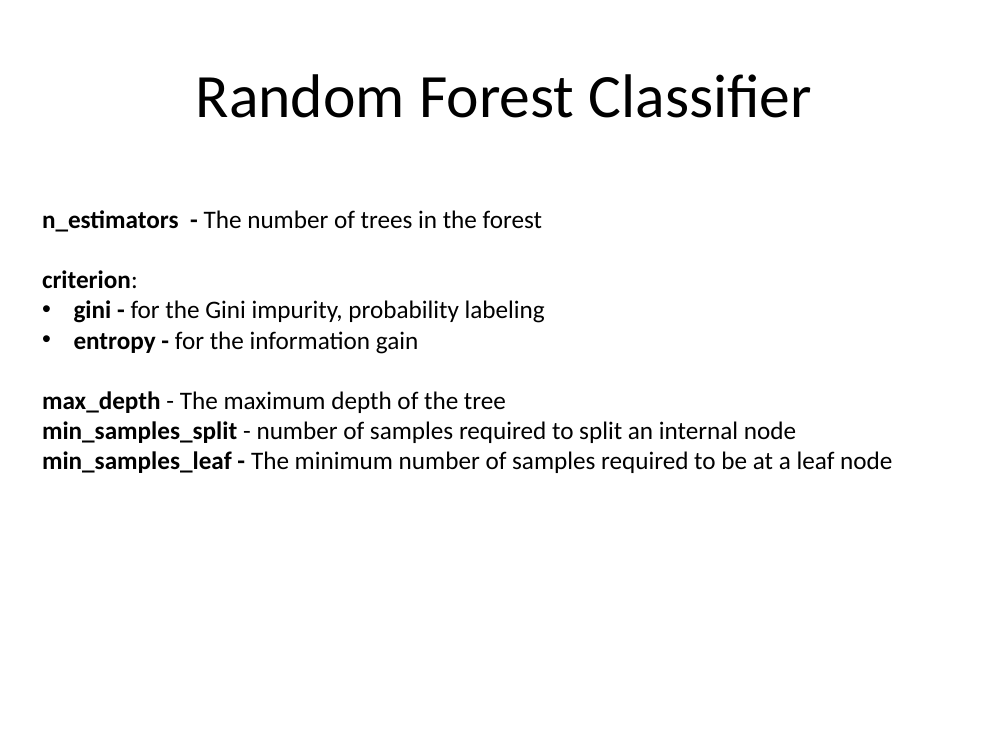
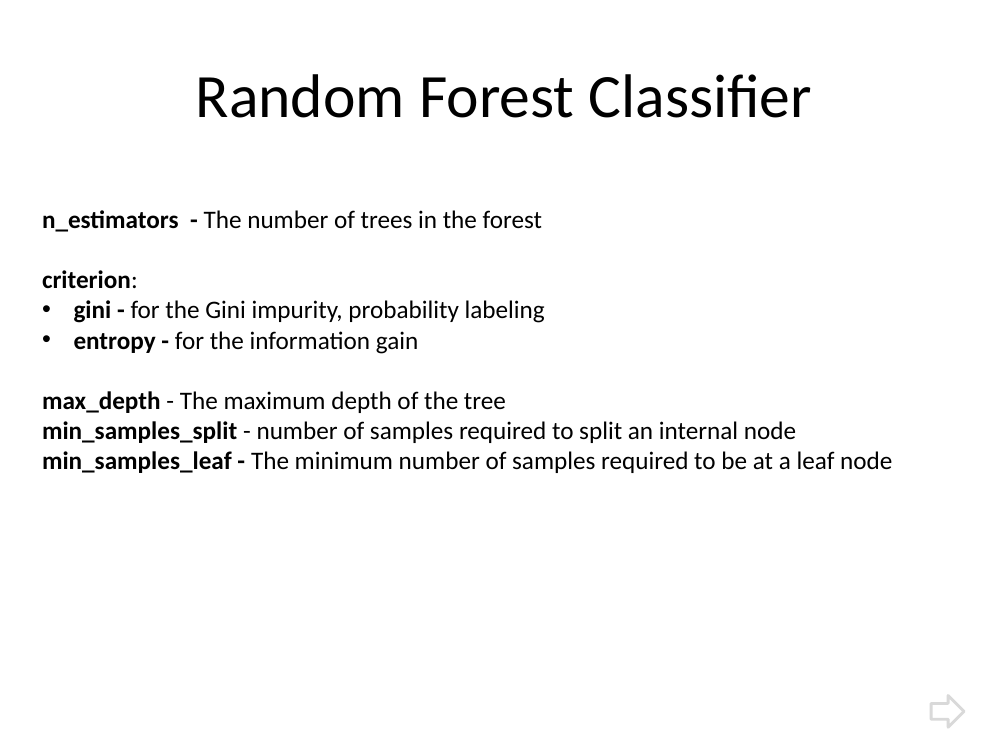
Before and after one commit to vaetern/match-sets, a slide deck: slide 18 of asafonov, hands-on ml.pptx. Drawn at 1008x756 pixels with LibreOffice and Linux fonts; fonts in the diff are those of the drawing. Boxes give left, top, right and bottom in pixels: in the first picture for what was removed or moved away, otherwise in the second. Text is boxed around its words. In the diff, an @@ line names an element or a change of style, - is before the commit and + after.

```diff
--- a/asafonov, hands-on ml.pptx
+++ b/asafonov, hands-on ml.pptx
@@ right arrow added at [931,696,965,727], fill #FFFFFF, outline #D9D9D9 2 pt @@
```
Also in this commit, not shown: 11 other slides changed, 1 slide added, 3 other files.
